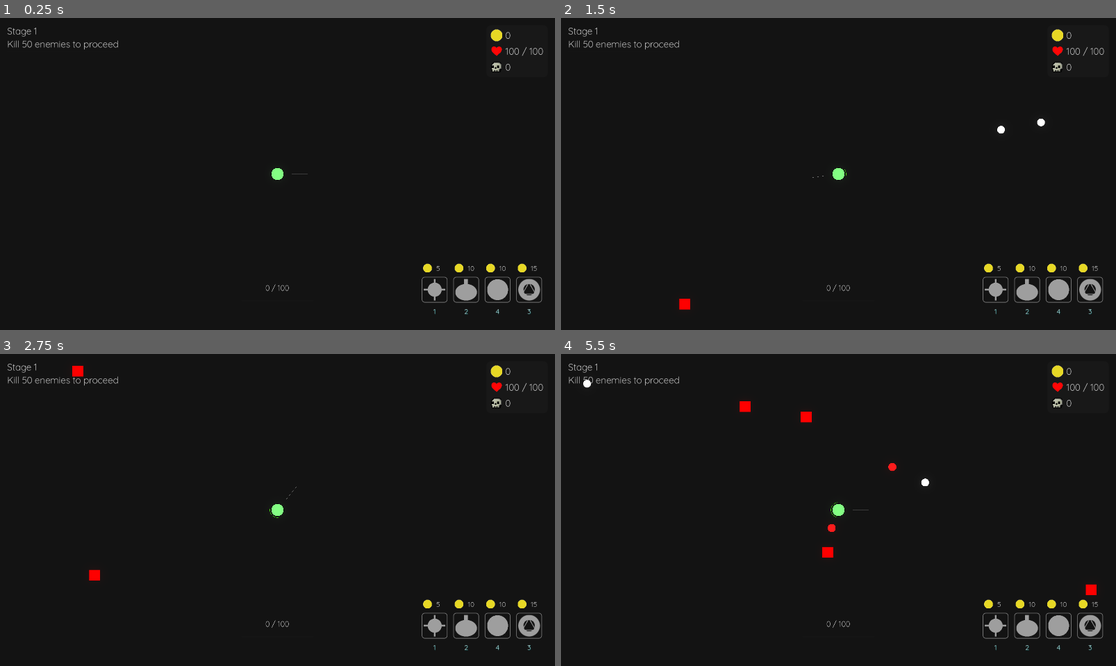
Above: before the commit, frames 1-4 (two rows, left to right).
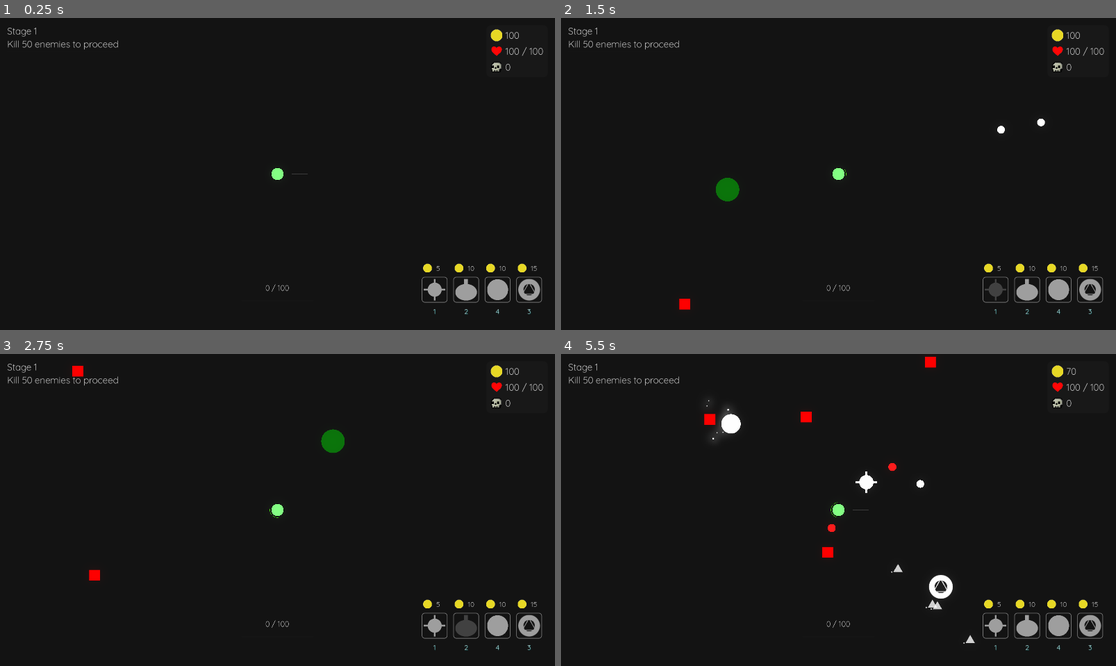
Above: after the commit, the same moments.

Repository: aiden10/towertide
Game: Godot game, scene res://Arena/arena.tscn
Two runs of this game, one before a commit and one after it. Both use one fixed random seed, a clock stepped at 60 frames per second and the inputs below.
Inputs (mouse positions are in pixels of both pictures, inside the frame that each line leads up to):
- Up to frame 1 (0.25 s): no input
- Up to frame 2 (1.5 s): tap Enter at 0.5 s; move the mouse to (960, 158) at 0.52 s; press the mouse at (960, 158) at 0.53 s; hold D (right) 0.53-1.28 s; move the mouse to (727, 189) at 1.27 s; release the mouse at (727, 189) at 1.28 s; hold S (down) from 1.28 s (still down); tap 1 (place_tower1) at 1.35 s
- Up to frame 3 (2.75 s): move the mouse to (333, 441) at 2.02 s; release S (down) at 2.03 s; hold D (right) from 2.03 s (still down); tap 2 (place_tower2) at 2.1 s
- Up to frame 4 (5.5 s): move the mouse to (810, 572) at 2.77 s; release D (right) at 2.78 s; hold W (up) 2.78-3.53 s; tap 3 (place_tower3) at 2.85 s; click (810, 572) at 2.92 s; move the mouse to (1005, 556) at 3.52 s; hold A (left) 3.53-5.03 s; tap 4 (place_tower4) at 3.6 s; move the mouse to (672, 463) at 4.27 s; click (672, 463) at 4.35 s; move the mouse to (866, 510) at 5.02 s; hold S (down) from 5.03 s (still down); tap 1 (place_tower1) at 5.1 s; click (866, 510) at 5.17 s

The runs differ from the first frame. In frame 1, less than 0.1% of the frame differs, in the area x 91-94%, y 4-7%; in frame 2, 0.4%; in frame 3, 0.5%; in frame 4, 1.1%, in the area x 4-97%, y 0-93%.

Commit message:
added pylon/electric fence tower

Diff:
--- a/autoloads/player_constants.gd
+++ b/autoloads/player_constants.gd
@@ -2,7 +2,7 @@
 
 ## Stats
 const DEFAULT_LEVEL: int = 1
-const DEFAULT_GOLD: int = 0
+const DEFAULT_GOLD: int = 100
 const DEFAULT_XP: int = 0
 const DEFAULT_DAMAGE: int = 10
 const DEFAULT_SPEED: float = 300
--- a/autoloads/scenes.gd
+++ b/autoloads/scenes.gd
@@ -14,3 +14,4 @@
 var sentry_tower_scene: PackedScene = preload("res://towers/sentry/SentryTower.tscn")
 var spawner_tower_scene: PackedScene = preload("res://towers/spawner/SpawnerTower.tscn")
 var blank_tower_scene: PackedScene = preload("res://towers/blank/BlankTower.tscn")
+var pylon_tower_scene: PackedScene = preload("res://towers/blank/defense/PylonTower.tscn")
--- a/autoloads/towers.gd
+++ b/autoloads/towers.gd
@@ -31,6 +31,13 @@
 const BLANK_NAME: String = "Blank"
 var BLANK_IMAGE: Texture = load("res://sprites/player/white.png")
 
+const PYLON_SCENE_PATH: String = "res://towers/blank/defense/PylonTower.tscn"
+const PYLON_COST: int = 10
+const PYLON_COOLDOWN: float = 0.25
+const PYLON_DAMAGE: float = 0.1
+const PYLON_NAME: String = "Pylon"
+var PYLON_IMAGE: Texture = load("res://sprites/player/white.png")
+
 var charger_minion_scene: PackedScene = load("res://towers/spawner/minions/ChargerMinion.tscn")
 const CHARGER_SPEED: float = 100
 const CHARGER_DAMAGE: float = 0.8
--- a/project.godot
+++ b/project.godot
@@ -47,6 +47,7 @@
 DetectionRadius=""
 Minions=""
 Towers=""
+Pylons=""
 
 [input]
 
--- a/towers/blank/blank_tower.gd
+++ b/towers/blank/blank_tower.gd
@@ -5,3 +5,6 @@
 	cost = Towers.BLANK_COST
 	image = Towers.BLANK_IMAGE
 	scene_path = Towers.BLANK_SCENE_PATH
+	upgrade2_name = Towers.PYLON_NAME
+	upgrade2_price = Towers.PYLON_COST
+	upgrade2_scene = Scenes.pylon_tower_scene
--- /dev/null
+++ b/towers/blank/defense/PylonTower.tscn
@@ -0,0 +1,32 @@
+[gd_scene load_steps=5 format=3 uid="uid://eabqppdmmy1q"]
+
+[ext_resource type="Texture2D" uid="uid://dwwvgb5wmus22" path="res://sprites/player/player.png" id="1_ed8nh"]
+[ext_resource type="Script" path="res://towers/blank/defense/pylon_tower.gd" id="1_kiltx"]
+
+[sub_resource type="CircleShape2D" id="CircleShape2D_s7188"]
+radius = 42.0
+
+[sub_resource type="CircleShape2D" id="CircleShape2D_x10ol"]
+radius = 156.208
+
+[node name="PylonTower" type="Area2D" groups=["Pylons"]]
+script = ExtResource("1_kiltx")
+
+[node name="SelectHitbox" type="CollisionShape2D" parent="."]
+shape = SubResource("CircleShape2D_s7188")
+
+[node name="Sprite" type="Sprite2D" parent="."]
+scale = Vector2(0.222292, 0.222292)
+texture = ExtResource("1_ed8nh")
+
+[node name="PlacementRadius" type="Area2D" parent="."]
+scale = Vector2(0.75, 0.75)
+
+[node name="PlacementHitbox" type="CollisionShape2D" parent="PlacementRadius"]
+shape = SubResource("CircleShape2D_x10ol")
+
+[node name="ConnectRadius" type="Area2D" parent="." groups=["DetectionRadius"]]
+scale = Vector2(3, 3)
+
+[node name="ConnectHitbox" type="CollisionShape2D" parent="ConnectRadius"]
+shape = SubResource("CircleShape2D_x10ol")
--- /dev/null
+++ b/towers/blank/defense/pylon_tower.gd
@@ -0,0 +1,70 @@
+extends Tower
+
+@onready var connect_radius: Area2D = $ConnectRadius
+var can_hit: bool = true
+var connections = []
+
+func _ready() -> void:
+	tower_name = Towers.PYLON_NAME
+	cost = Towers.PYLON_COST
+	cooldown = Towers.PYLON_COOLDOWN
+	shot_timer = cooldown
+	image = Towers.PYLON_IMAGE
+	scene_path = Towers.PYLON_SCENE_PATH
+	connect_radius.area_entered.connect(connect_radius_entered)
+
+func connect_radius_entered(area: Area2D) -> void:
+	var parent = area.get_parent()
+	if parent.is_in_group("Pylons") and not is_connected_to(parent):
+		var attack_line = Line2D.new()
+		attack_line.width = 2.0
+		attack_line.default_color = Color(0.5, 0.8, 1.0, 0.8)
+
+		attack_line.add_point(Vector2.ZERO)
+		attack_line.add_point(parent.position - position)
+		add_child(attack_line)
+
+		var fence_hitbox = Area2D.new()
+		fence_hitbox.collision_layer = 1
+		fence_hitbox.collision_mask = 1
+
+		var shape = CapsuleShape2D.new()
+		var distance = position.distance_to(parent.position)
+		shape.height = distance
+		shape.radius = 5
+
+		var collision = CollisionShape2D.new()
+		collision.shape = shape
+		collision.rotation = position.angle_to_point(parent.position) + PI/2
+		collision.position = (parent.position - position) / 2
+
+		fence_hitbox.add_child(collision)
+		call_deferred("add_child", fence_hitbox)
+
+		connections.append({
+			"pylon": parent,
+			"line": attack_line,
+			"hitbox": fence_hitbox
+		})
+
+func is_connected_to(pylon) -> bool:
+	for connection in connections:
+		if connection.pylon == pylon:
+			return true
+	return false
+
+func check_fence_collision(body: Area2D):
+	if can_hit and body.get_parent().is_in_group("Enemies"):
+		Utils.spawn_hit_effect(Color(0, 0.5, 2, 1), body.global_position, max(5, PlayerState.damage * Towers.PYLON_DAMAGE))
+		body.get_parent().take_damage(Towers.PYLON_DAMAGE * PlayerState.damage, self)
+		can_hit = false
+
+func _process(delta: float) -> void:
+	shot_timer -= delta
+	if shot_timer <= 0:
+		shot_timer = cooldown * PlayerState.firerate
+		can_hit = true
+	for connection in connections:
+		var overlaps = connection["hitbox"].get_overlapping_areas()
+		for area in overlaps:
+			check_fence_collision(area)
--- a/towers/sentry/sentry.gd
+++ b/towers/sentry/sentry.gd
@@ -3,6 +3,7 @@
 
 var can_shoot: bool = false
 var angle_offset: float = 0
+
 func enemy_detected(area: Area2D) -> void:
 	var parent = area.get_parent()
 	if parent.is_in_group("Enemies"):
